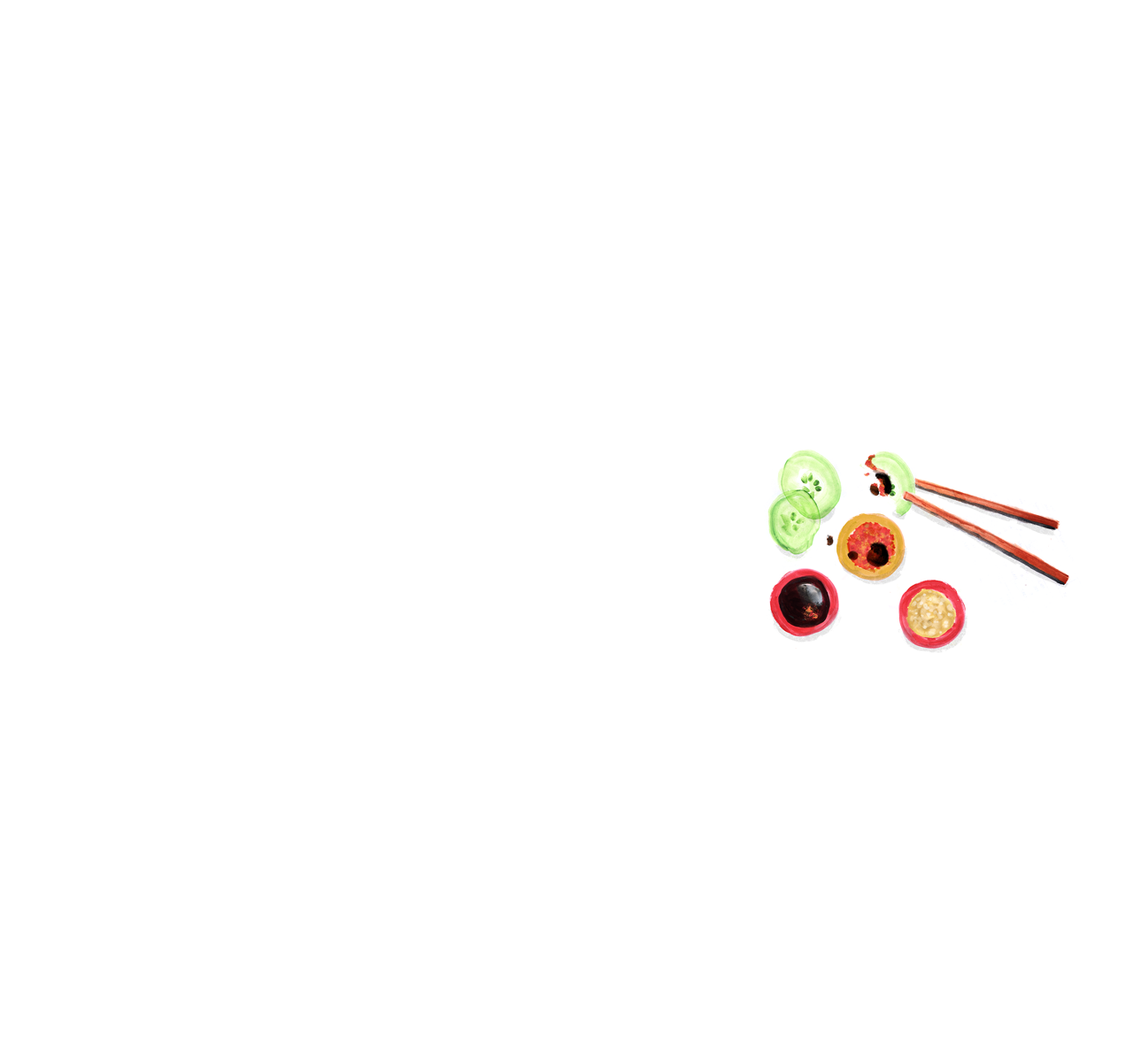
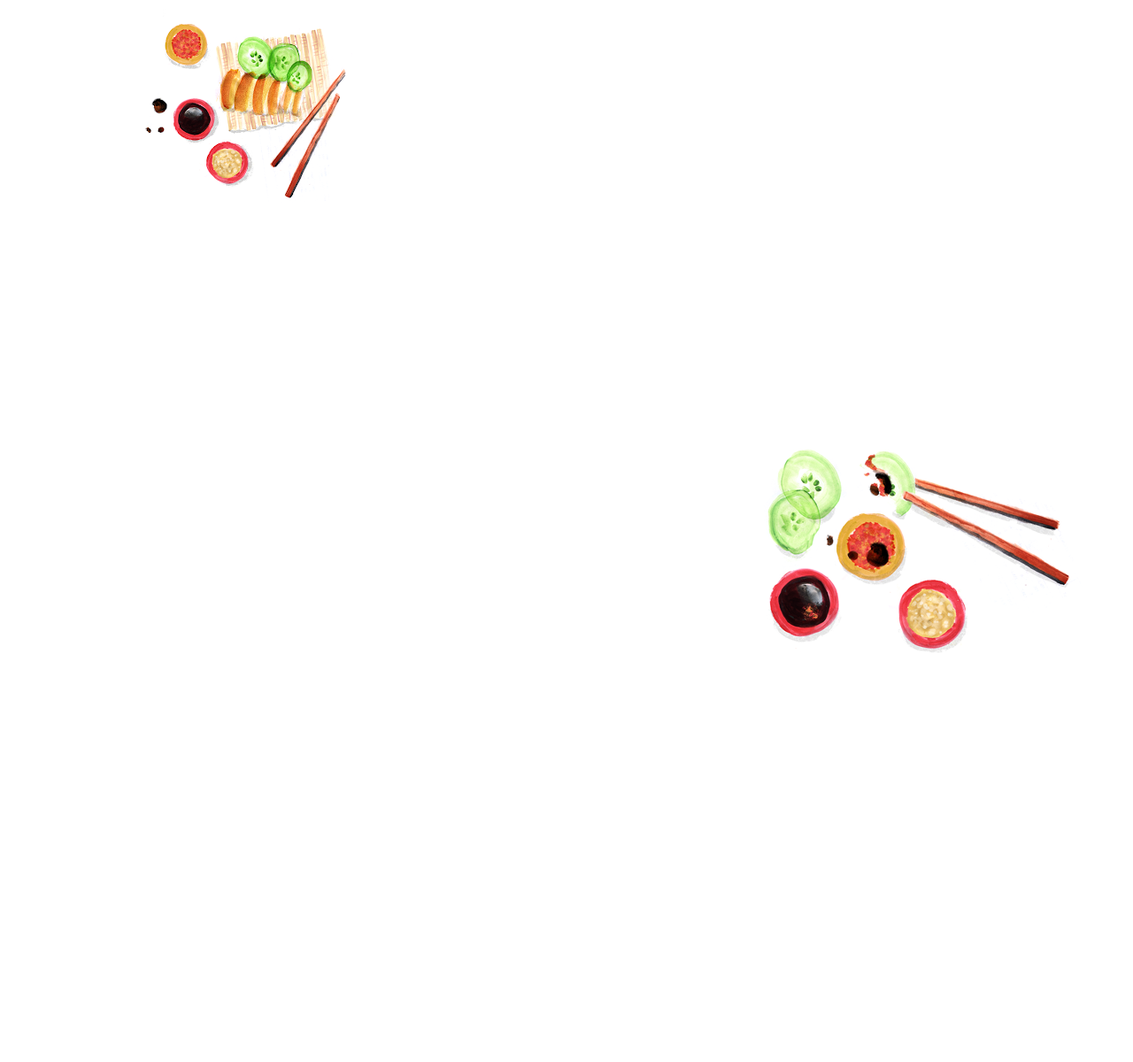
Comparing the layer stacks of the two w=1133, h=1062 images. Changes:
added layer "Background copy 2" above "Background copy" over (145, 15, 353, 201)
